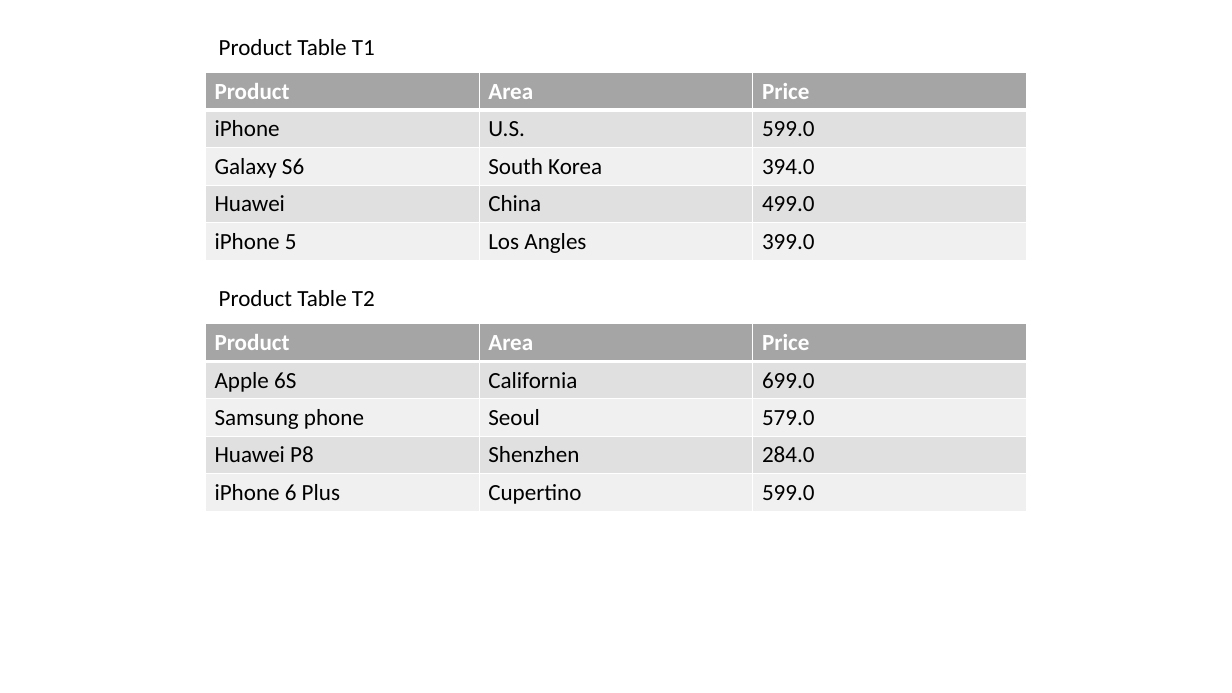
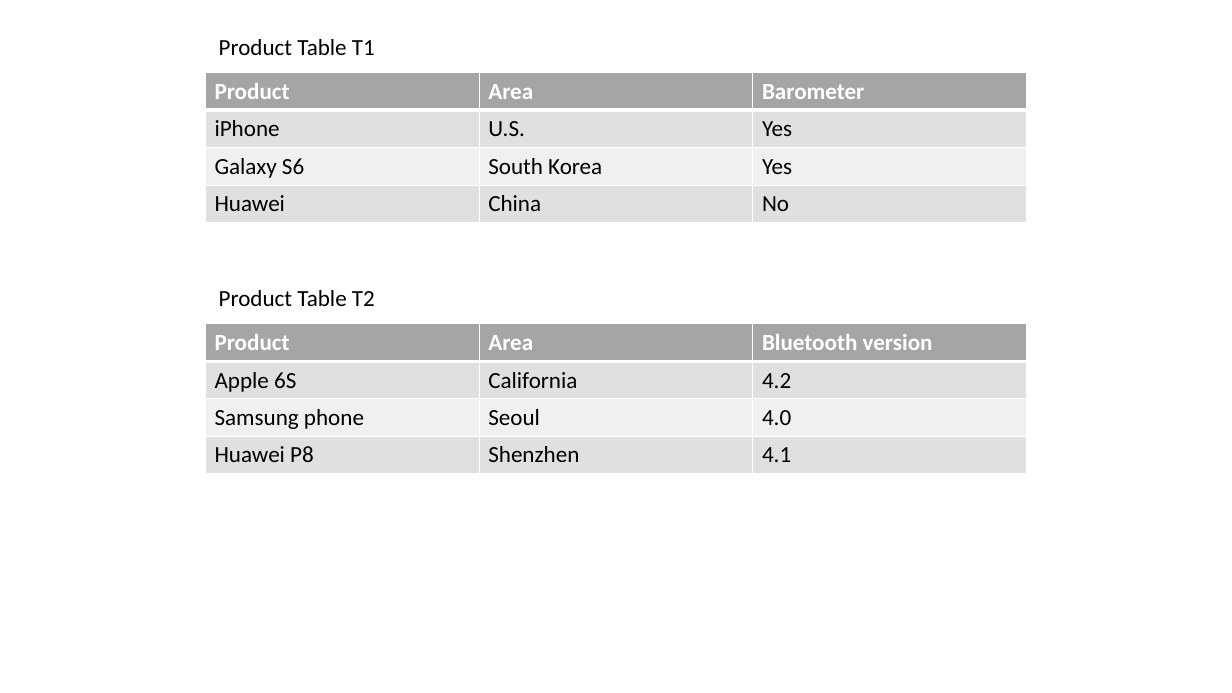
Before and after one commit to jiahenglu/taxonomy, a slide deck: slide 10 of figures/taxonomy.pptx (slide 7 before the commit). Drawn at 1232x693 pixels with LibreOffice and Linux fonts; fonts in the diff are those of the drawing. Boxes give left, top, right and bottom in pixels: in the first picture for what was removed or moved away, otherwise in the second. Text is boxed around its words. In the diff, an @@ line names an element or a change of style, - is before the commit and + after.

```diff
--- a/figures/taxonomy.pptx
+++ b/figures/taxonomy.pptx
@@ table at <box>205,73,1026,223</box> @@
-row 1: Product | Area | Price
-row 2: iPhone | U.S. | 599.0
-row 3: Galaxy S6 | South Korea | 394.0
-row 4: Huawei | China | 499.0
-row 5: iPhone 5 | Los Angles | 399.0
+row 1: Product | Area | Barometer
+row 2: iPhone | U.S. | Yes
+row 3: Galaxy S6 | South Korea | Yes
+row 4: Huawei | China | No
@@ table at <box>205,324,1026,474</box> @@
-row 1: Product | Area | Price
-row 2: Apple 6S | California | 699.0
-row 3: Samsung phone | Seoul | 579.0
-row 4: Huawei P8 | Shenzhen | 284.0
-row 5: iPhone 6 Plus | Cupertino | 599.0
+row 1: Product | Area | Bluetooth version
+row 2: Apple 6S | California | 4.2
+row 3: Samsung phone | Seoul | 4.0
+row 4: Huawei P8 | Shenzhen | 4.1
```
Also in this commit, not shown: 1 other slide changed, 26 slides added, 16 other files.
